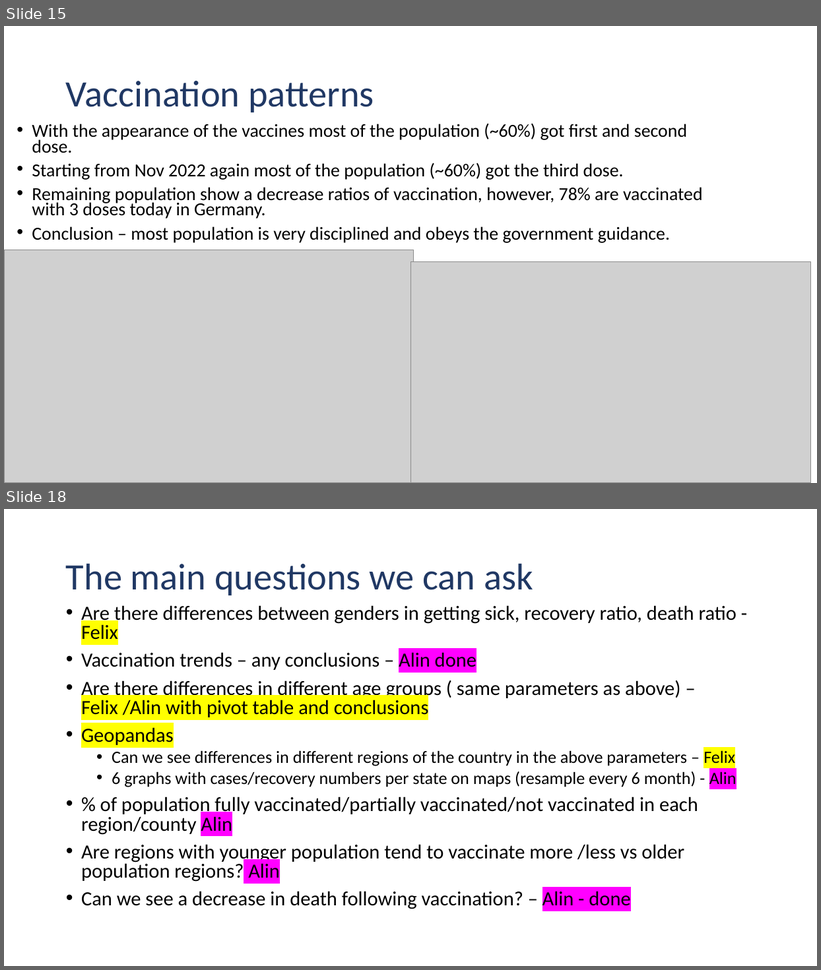
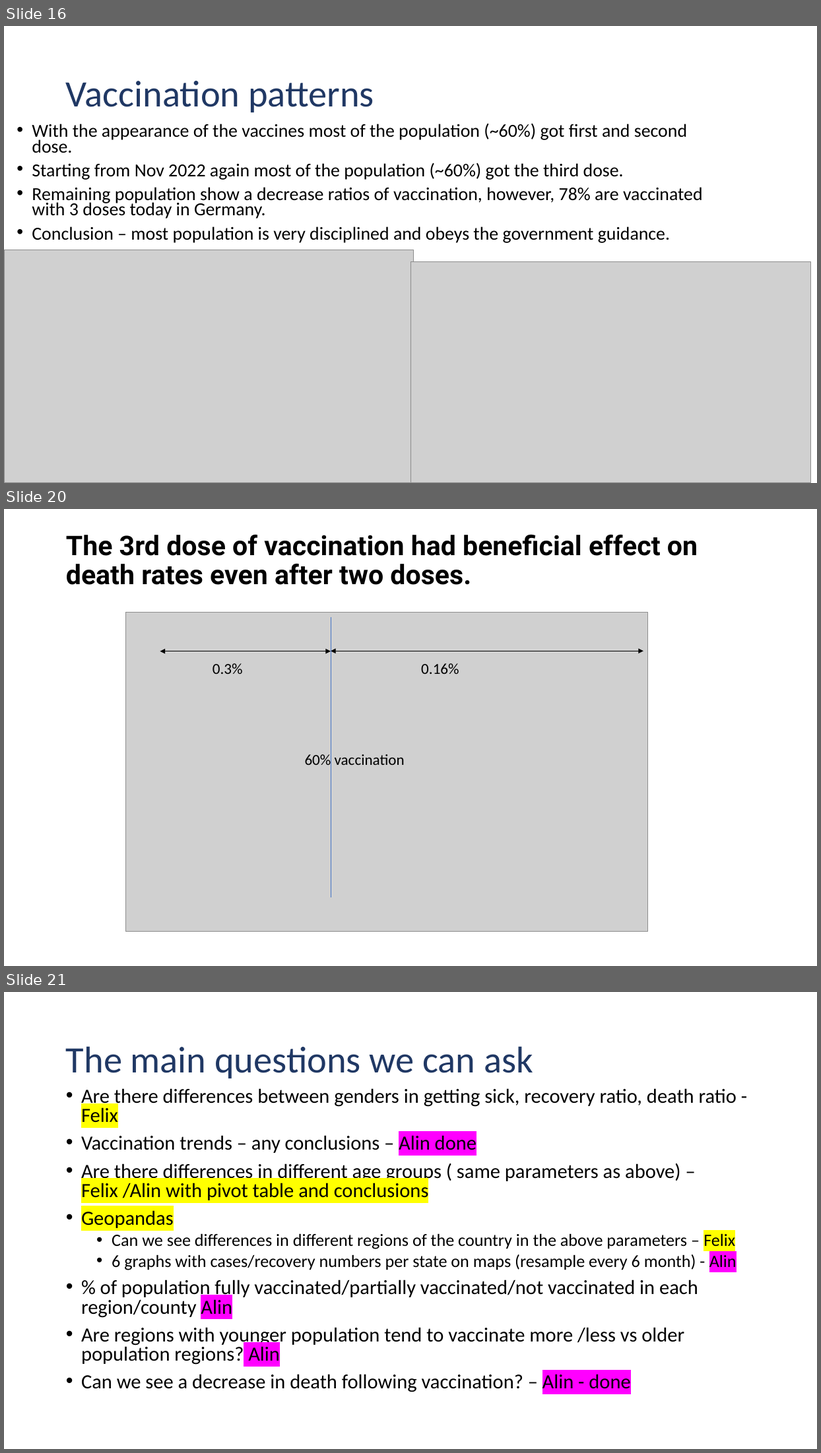
Before and after one commit to doctorf72/Naya-Practical-Data-Science-EDA-Project, a slide deck: initial analysis.pptx. Shown one above the other, each under a label of ours: slides 15 and 18 before the commit, slides 16, 20 and 21 after it; the slides between them are not shown. The pictures are 821x970 and 821x1453 pixels, drawn with LibreOffice and Linux fonts; fonts in the diff are those of the drawing; grey boxes stand for pictures; background and template pictures are left out. Boxes give left, top, right and bottom in pixels: in the first picture for what was removed or moved away, otherwise in the second. Text is boxed around its words. In the diff, an @@ line names an element or a change of style, - is before the commit and + after.

```diff
--- a/initial analysis.pptx
+++ b/initial analysis.pptx
@@ slide 20 added at [4,509,817,966], background #FFFFFF @@
@@ title added at [66,534,698,585], 32 pt, text #000000, bold @@
+The 3rd dose of vaccination had beneficial effect on death rates even after two doses.
@@ picture added at [126,612,648,931] @@
@@ line added from (331, 618) to (331, 898), #4472C4 0.5 pt @@
@@ double arrow added from (160, 651) to (331, 651), #000000 0.5 pt @@
@@ text added at [213,663,243,674], 18 pt, text #000000 @@
+0.3%
@@ double arrow added from (331, 651) to (644, 651), #000000 0.5 pt @@
@@ text added at [421,663,459,674], 18 pt, text #000000 @@
+0.16%
@@ text added at [305,753,405,770], 18 pt, text #000000 @@
+60% vaccination
@@ what was slide 15 is now slide 16 @@
@@ what was slide 18 is now slide 21 @@
```
Also in this commit, not shown: 2 slides changed, 2 other slides added, 1 other file.
